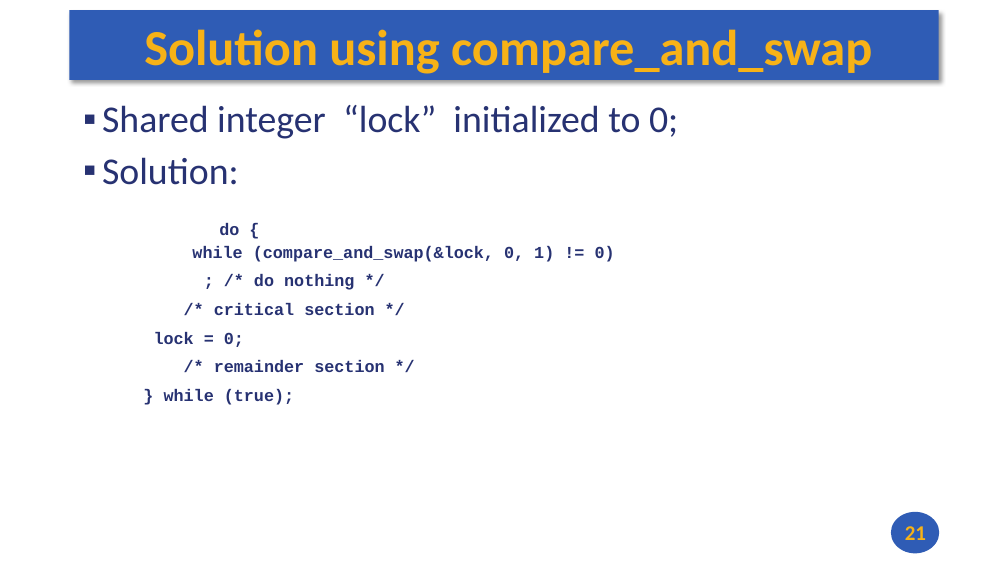
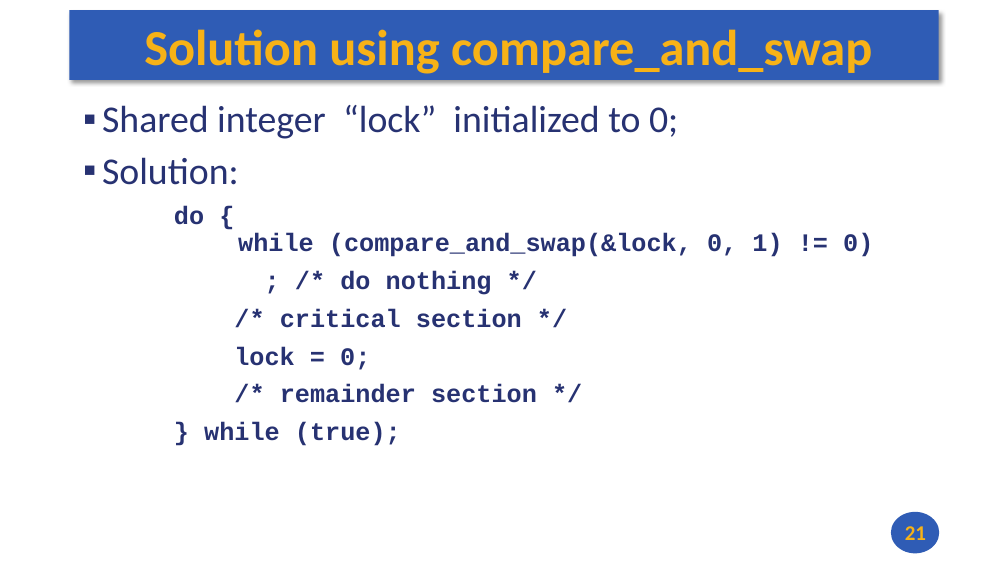
Before and after one commit to andrewt0301/hse-acos-course, a slide deck: slide 21 of docs/part2os/08_IPC/OS_Lecture_08.pptx. Drawn at 1008x567 pixels with LibreOffice and Linux fonts; fonts in the diff are those of the drawing. Boxes give left, top, right and bottom in pixels: in the first picture for what was removed or moved away, otherwise in the second. Text is boxed around its words. In the diff, an @@ line names an element or a change of style, - is before the commit and + after.

```diff
--- a/docs/part2os/08_IPC/OS_Lecture_08.pptx
+++ b/docs/part2os/08_IPC/OS_Lecture_08.pptx
@@ text at box(174, 206, 873, 446): size 16 to 24 pt in "do { while (compare_and_swap(&lock, 0, 1) != ...", "; /* do nothing */", "/* critical section */", "lock = 0;" and 2 more places @@
```
Also in this commit, not shown: 10 other slides changed, 1 other file.
